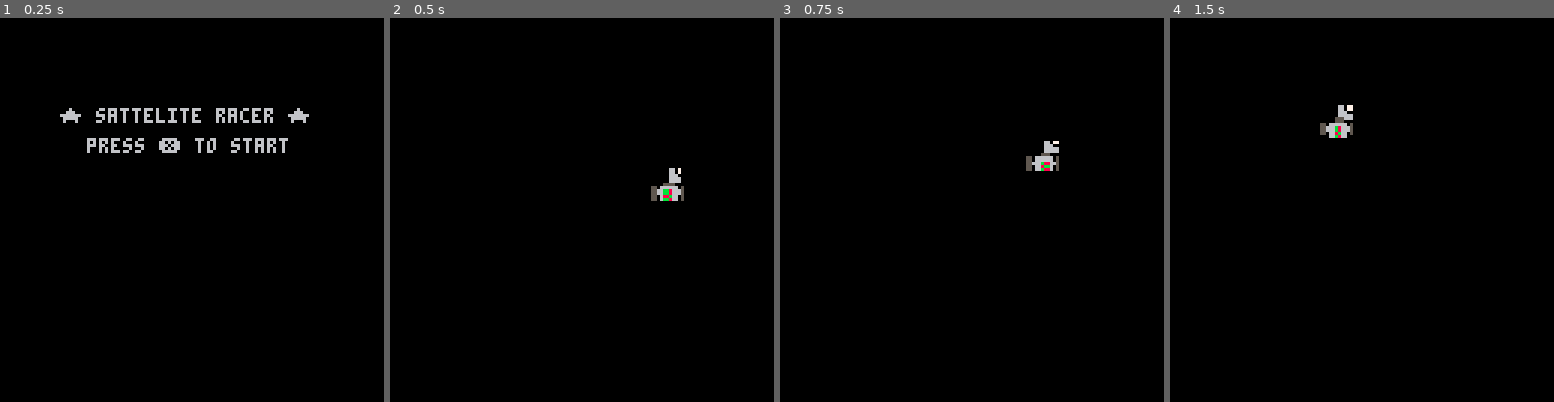
Above: before the commit, frames 1-4 (left to right).
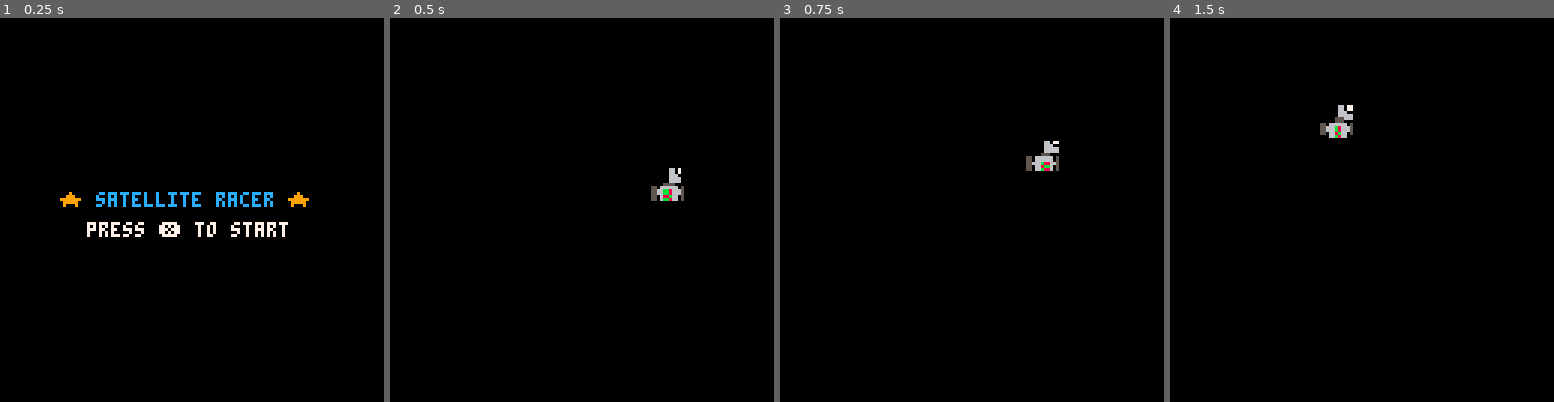
Above: after the commit, the same moments.

Repository: jackawackadoo/Sattelite_Racer
Game: PICO-8 cartridge sattelite_racer.p8
The game is run twice, just before and just after one commit, with the same random seed, the same clock (stepped at 60 frames per second) and the same inputs.
Inputs:
- Up to frame 1 (0.25 s): no input
- Up to frame 2 (0.5 s): tap X (X key) at 0.33 s
- Up to frame 3 (0.75 s): no input
- Up to frame 4 (1.5 s): tap X (X key) at 1.07 s

The runs differ from the first frame. In frame 1, 3.7% of the frame differs, in the area x 15-81%, y 23-58%; in frame 2, nothing differs; in frame 3, nothing differs; in frame 4, nothing differs.

Commit message:
start page is pretty now

Diff:
--- a/sattelite_racer.p8
+++ b/sattelite_racer.p8
@@ -19,9 +19,9 @@
 function _init()
 	cls()
 	local start_x = 20
-	local start_y = 30
-	print ("★ sattelite racer ★", start_x, start_y)
-	print ("press ❎ to start", start_x+9,start_y+10)
+	local start_y = 58
+	print ("\f9★ \fcsatellite racer \f9★", start_x, start_y)
+	print ("press ❎ to start", start_x+9,start_y+10, 7)
 	while (start == 0) do
 		if btn(❎) then start = 1
 	end
